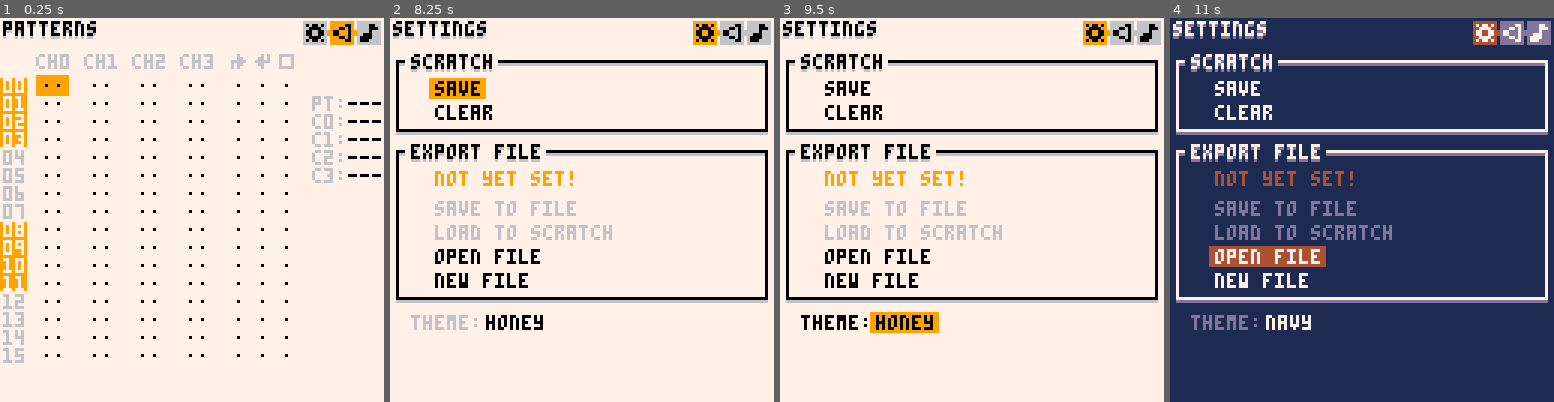
Above: before the commit, frames 1-4 (left to right).
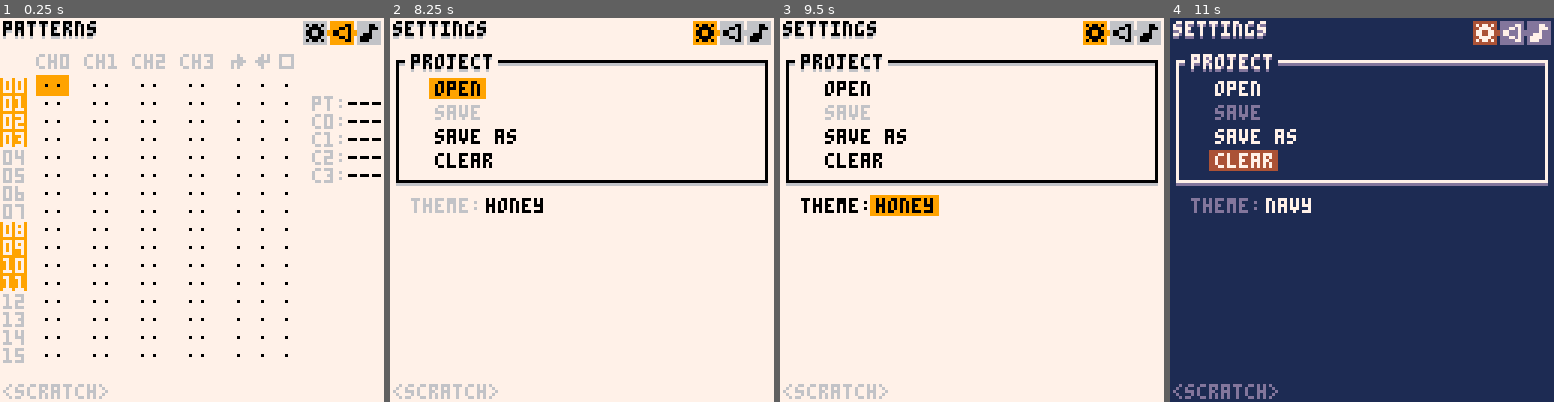
Above: after the commit, the same moments.

Repository: romainchapou/pico-sound-dj
Game: PICO-8 cartridge psdj.p8
Same seed, same stepped clock (60 frames per second), same inputs: the game is played once before the commit and once after it.
Inputs:
- Up to frame 1 (0.25 s): no input
- Up to frame 2 (8.25 s): tap X (X key) at 0.33, 1.07, 1.85, 2.97, 4.08, 5.2, 6.32, 7.43 s; tap O (Z key) at 0.7, 1.7, 2.1, 2.5, 2.9, 3.3, 3.7, 4.1, 4.5, 4.9, 5.3, 5.7, 6.1, 6.5, 6.9, 7.3, 7.7, 8.1 s; hold Right 1.6-2.1 s; hold Up 2.15-2.42 s; hold Right 2.47-3.03 s; hold Left 3.08-3.58 s; hold Down 3.63-3.97 s; hold Right 4.02-4.68 s; hold Up 4.73-5.03 s; hold Left 5.08-5.68 s; hold Down 5.73-6.03 s; hold Right 6.08-6.58 s; hold Right 6.63-7.13 s; hold Up 7.18-7.45 s; hold Right 7.5-8.07 s; hold Left from 8.12 s (still down)
- Up to frame 3 (9.5 s): tap O (Z key) at 8.5, 8.9, 9.3 s; tap X (X key) at 8.55 s; release Left at 8.62 s; hold Down 8.67-9 s; hold Right from 9.05 s (still down)
- Up to frame 4 (11 s): tap X (X key) at 9.67, 10.78 s; tap O (Z key) every 0.4 s from 9.7 to 10.9 s; release Right at 9.72 s; hold Up 9.77-10.07 s; hold Left 10.12-10.72 s; hold Down from 10.77 s (still down)

The runs differ from the first frame. In frame 1, 0.5% of the frame differs, in the area x 0-29%, y 95-100%; in frame 2, 12%; in frame 3, 13%; in frame 4, 14%, in the area x 0-99%, y 9-100%.

Commit message:
Simplify settings and project management

Diff:
--- a/main.lua
+++ b/main.lua
@@ -95,6 +95,8 @@
     spr(16+i, x, 1)
   end
 
+  print(settings_pane:formatted_project_file(), 1, 122, 6)
+
   message_panel:draw()
 
   debug:draw()
--- a/settings_pane.lua
+++ b/settings_pane.lua
@@ -1,42 +1,51 @@
 settings_pane = class:new {
   init = function(_ENV)
     sub_wins = {confirm_pop_up, proj_create_win, file_chooser}
-    export_file = nil
+    export_file = nil -- TODO rename as project_file
 
-    local function load_export_file()
-      reload(0x3100, 0x3100, 0x1200, export_file)
-      pattern_editor:init()
+    local save_current_project = function()
+      pattern_editor:store_all_patterns_in_mem()
+      cstore(0x3100, 0x3100, 0x1200, export_file)
+      send_msg("saved to " .. formatted_project_file(_ENV))
     end
 
-    export_widg = make_btn_pushed_widget("save to file", function()
-      confirm_pop_up:init("this will\noverwrite all\nexisting music\ndata in the\nexport file,\ncontinue?",
-      function()
-        pattern_editor:store_all_patterns_in_mem()
-        cstore(0x3100, 0x3100, 0x1200, export_file)
-
-        load_widg.inactive = false
-      end)
-    end)
-
-    load_widg = make_btn_pushed_widget("load to scratch", function()
-      confirm_pop_up:init(
-       "current scratch\ndata will be\nlost, continue?",
-       load_export_file
-     )
-    end)
+    save_widg = make_btn_pushed_widget("save", save_current_project)
 
     widgs = {
-      -- scratch --
+      make_btn_pushed_widget("open", function()
+          file_chooser:init(function(chosen_file)
+            -- TODO first if we have modifications on the current project
+            -- ask what we want to do with them
 
-      make_btn_pushed_widget("save", function()
-        pattern_editor:store_all_patterns_in_mem()
-        cstore(0x3100, 0x3100, 0x1200)
+            export_file = chosen_file
+            save_widg.inactive = false
 
-        send_msg("saved scratch to cartridge")
+            -- load project file
+            reload(0x3100, 0x3100, 0x1200, export_file)
+            pattern_editor:init()
+        end)
+      end),
+
+      save_widg,
+
+      make_btn_pushed_widget("save as", function()
+        proj_create_win:init(function(new_name)
+          local new_file = "/" .. new_name .. ".p8"
+
+          if not file_readable(new_file) then
+            export_file = new_file
+            save_widg.inactive = false
+            save_current_project()
+          else
+            send_msg "failed: project already exists"
+          end
+        end)
       end),
 
       make_btn_pushed_widget("clear", function()
-        confirm_pop_up:init("current scratch\ndata will be\nlost, continue?", function()
+        confirm_pop_up:init("current project\ndata will be\ncleared, continue?", function()
+          -- TODO instead of this which is long and inexact,
+          -- just reload the relevant part of this cartridge
           memset(0x3100, 0b01000000, 0x0100)
           memset(0x3200, 0, 0x1100)
           -- set the default speed of each sfx to 16
@@ -46,34 +55,7 @@
 
           pattern_editor:init()
 
-          send_msg("scratch data cleared")
-        end)
-      end),
-
-      -- export file --
-
-      export_widg,
-      load_widg,
-
-      make_btn_pushed_widget("open file", function()
-          file_chooser:init(function(new_file)
-            export_file = new_file
-            export_widg.inactive = false
-            load_widg.inactive = false
-
-            confirm_pop_up:init(
-              "load file into\nthe scratch?\ncurrent scratch\nwill be lost",
-              load_export_file
-            )
-        end)
-      end),
-
-      make_btn_pushed_widget("new file", function()
-        proj_create_win:init(function(new_name)
-          export_file = "/" .. new_name .. ".p8"
-          export_widg.inactive = false
-
-          load_widg.inactive = not file_readable(export_file)
+          send_msg("project data cleared")
         end)
       end),
 
@@ -88,9 +70,8 @@
         THEMES)
     }
 
-    -- those two widgets are inactive while the export file is not set
-    export_widg.inactive = true
-    load_widg.inactive = true
+    -- the save widget is inactive until a project has been opened
+    save_widg.inactive = true
 
     cur_widg = 1
   end,
@@ -124,37 +105,29 @@
     end
   end,
 
+  formatted_project_file = function(_ENV)
+    if export_file == nil then
+      return "<scratch>"
+    else
+      local path = split(export_file, "/")
+      return path[#path]
+    end
+  end,
+
+  -- TODO lots of empty space, could be improved
   draw = function(_ENV)
     shadow_print("settings", 1, 1)
 
-    local start_x, start_y = 3, 2
+    local start_x, start_y = 3, 2 + T
 
-    shadow_rect(start_x -1, start_y +12, start_x + 122, start_y + 35)
-    shadow_print("scratch", start_x+4, start_y+10)
+    shadow_rect(start_x -1, start_y + 12, start_x + 122, start_y + 52)
+    shadow_print("project", start_x+4, start_y+10)
 
-    for i=1,2 do
+    for i=1,4 do
       widgs[i]:draw(start_x+12, start_y + 8*i+11, i == cur_widg)
     end
 
-    shadow_rect(start_x -1, start_y +42, start_x + 122, start_y + 91)
-    shadow_print("export file", start_x+4, start_y+40)
-
-    local exp_txt
-
-    if export_file == nil then
-      exp_txt = "not yet set!"
-    else
-      local path = split(export_file, "/")
-      exp_txt = #path > 2 and "../" .. path[#path] or "/" .. path[#path]
-    end
-
-    print(exp_txt, start_x+12, start_y+49, 9)
-
-    for i=3,6 do
-      widgs[i]:draw(start_x+12, start_y + 8*i+35, i == cur_widg)
-    end
-
-    widgs[7]:draw(start_x+4, start_y + 97, cur_widg == 7)
+    widgs[5]:draw(start_x+4, start_y + 58, cur_widg == 5)
 
     for w in all(sub_wins) do
       w:draw()
